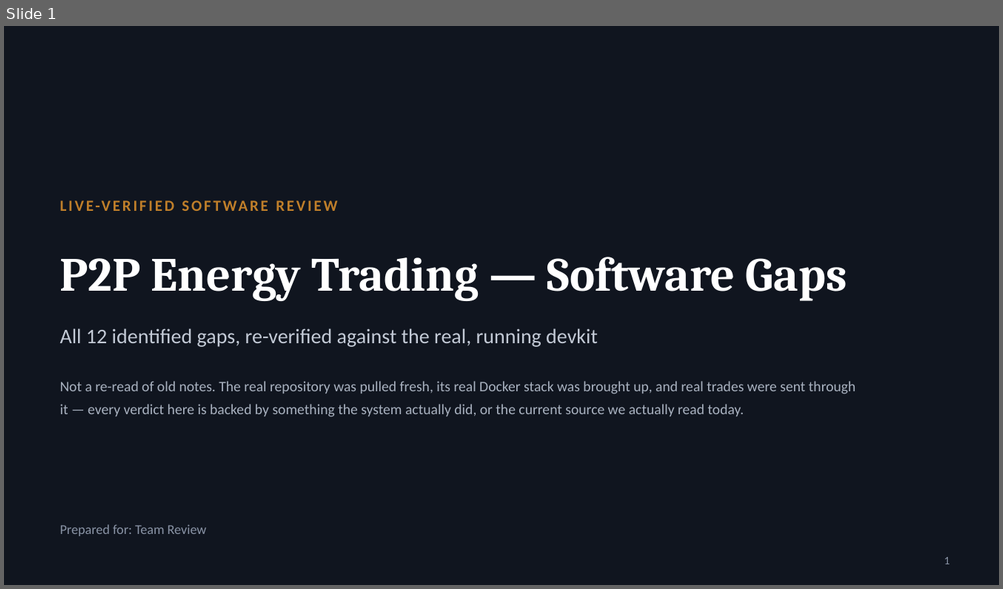
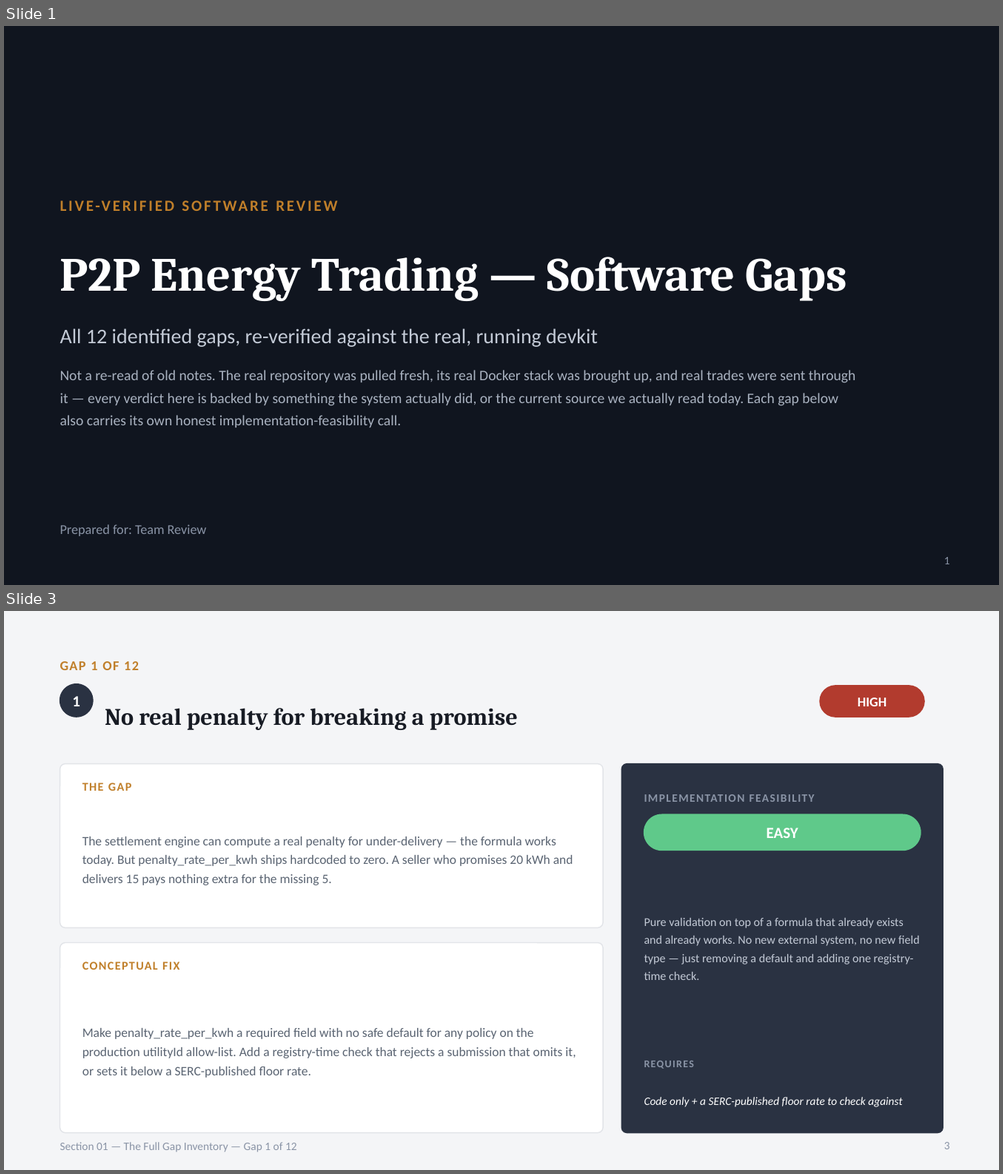
Before and after one commit to Sanjay-dev22/personal-deg, a slide deck: p2p-energy-trading-review/P2P-Energy-Trading-Software-Gaps.pptx. Shown one above the other, each under a label of ours: slide 1 before the commit, slides 1 and 3 after it; the slides between them are not shown. The pictures are 1003x589 and 1003x1174 pixels, drawn with LibreOffice and Linux fonts; fonts in the diff are those of the drawing. Boxes give left, top, right and bottom in pixels: in the first picture for what was removed or moved away, otherwise in the second. Text is boxed around its words. In the diff, an @@ line names an element or a change of style, - is before the commit and + after.

```diff
--- a/p2p-energy-trading-review/P2P-Energy-Trading-Software-Gaps.pptx
+++ b/p2p-energy-trading-review/P2P-Energy-Trading-Software-Gaps.pptx
@@ slide 3 added at [4,611,999,1170], background #F4F5F7 @@
@@ text added at [60,661,139,670], 13 pt, text #C07F2A, bold @@
+GAP 1 OF 12
@@ ellipse added at [60,684,93,717], fill #2A3242, outline #2A3242 1 pt @@
@@ text added at [72,696,80,706], 15 pt, text #FFFFFF, bold @@
+1
@@ rounded rectangle added at [819,686,924,717], fill #B23B2E, outline #B23B2E 1 pt @@
@@ text added at [857,698,886,706], 13 pt, text #FFFFFF, bold @@
+HIGH
@@ text added at [105,708,518,730], 23 pt, text #171B24, bold @@
+No real penalty for breaking a promise
@@ rounded rectangle added at [60,764,603,928], fill #FFFFFF, outline #E2E4E8 1 pt @@
@@ rounded rectangle added at [622,764,943,1133], fill #2A3242, outline #2A3242 1 pt @@
@@ text added at [82,783,131,791], 11.5 pt, text #C07F2A, bold @@
+THE GAP
@@ text added at [644,795,814,802], 11 pt, text #8A94A6, bold @@
+IMPLEMENTATION FEASIBILITY
@@ rounded rectangle added at [644,815,921,851], fill #5FC98A, outline #5FC98A 1 pt @@
@@ text added at [766,828,798,838], 15 pt, text #FFFFFF, bold @@
+EASY
@@ text added at [82,837,573,886], 12.5 pt, text #5A6472 @@
+The settlement engine can compute a real penalty for under-delivery — the formula works today. But penalty_rate_per_kwh ships hardcoded to zero. A seller who promises 20 kWh and delivers 15 pays nothing extra for the missing 5.
@@ text added at [644,918,919,980], 11.5 pt, text #C3CAD6 @@
+Pure validation on top of a formula that already exists and already works. No new external system, no new field type — just removing a default and adding one registry-time check.
@@ rounded rectangle added at [60,943,603,1133], fill #FFFFFF, outline #E2E4E8 1 pt @@
@@ text added at [82,962,179,970], 11.5 pt, text #C07F2A, bold @@
+CONCEPTUAL FIX
@@ text added at [82,1028,575,1078], 12.5 pt, text #5A6472 @@
+Make penalty_rate_per_kwh a required field with no safe default for any policy on the production utilityId allow-list. Add a registry-time check that rejects a submission that omits it, or sets it below a SERC-published floor rate.
@@ text added at [644,1061,694,1069], 10 pt, text #8A94A6, bold @@
+REQUIRES
@@ text added at [644,1097,902,1108], 11 pt, text #FFFFFF, italic @@
+Code only + a SERC-published floor rate to check against
@@ text added at [60,1142,297,1153], 11 pt, text #8A94A6 @@
+Section 01 — The Full Gap Inventory — Gap 1 of 12
@@ page number added at [944,1142,950,1150], 11 pt, text #8A94A6 @@
+3
@@ slide 1 changed as well @@
@@ text at [60,370,856,428]: text changed @@
-Not a re-read of old notes. The real repository was pulled fresh, its real Docker stack was brought up, and real trades were sent through it — every verdict here is backed by something the system actually did, or the current source we actually read today.
+Not a re-read of old notes. The real repository was pulled fresh, its real Docker stack was brought up, and real trades were sent through it — every verdict here is backed by something the system actually did, or the current source we actually read today. Each gap below also carries its own honest implementation-feasibility call.
```
Also in this commit, not shown: 4 other slides changed, 12 other slides added, 3 slides removed, 1 other file.
